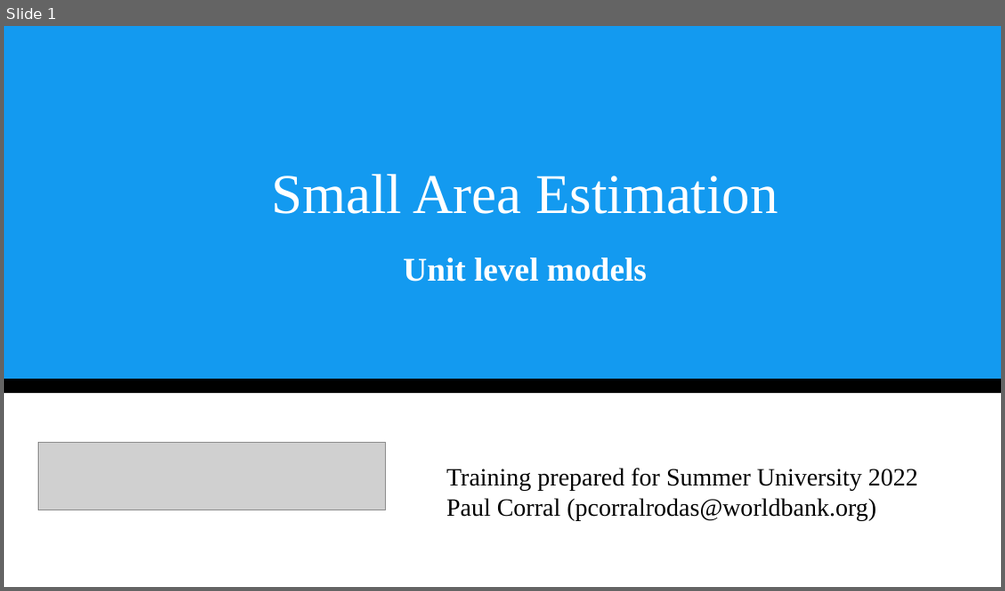
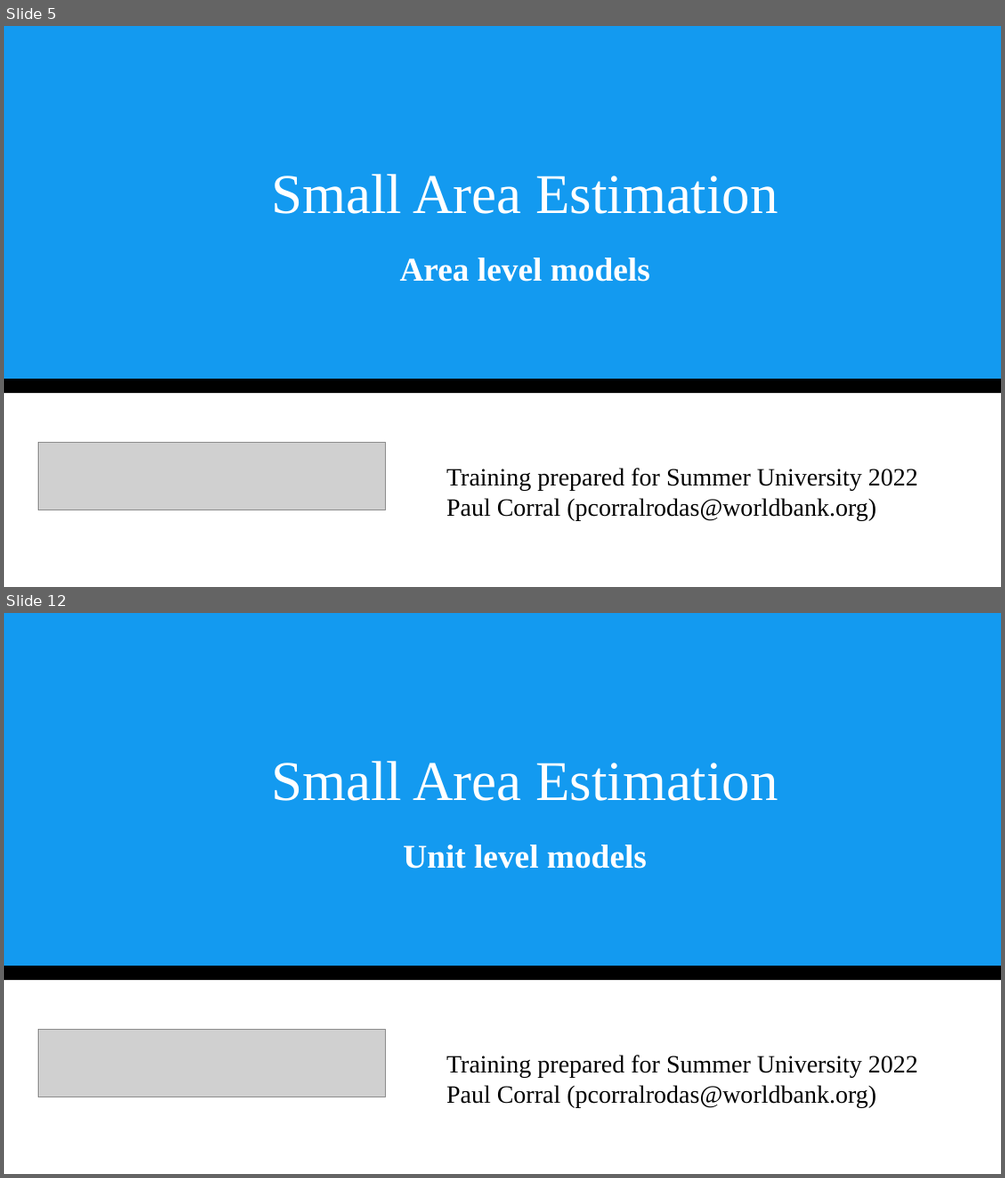
Before and after one commit to pcorralrodas/wb_sae_training, a slide deck: 03.Presentations/Small Area Estimation.pptx. Shown one above the other, each under a label of ours: slide 1 before the commit, slides 5 and 12 after it; the slides between them are not shown. The pictures are 1005x591 and 1005x1178 pixels, drawn with LibreOffice and Linux fonts; fonts in the diff are those of the drawing; grey boxes stand for pictures. Boxes give left, top, right and bottom in pixels: in the first picture for what was removed or moved away, otherwise in the second. Text is boxed around its words. In the diff, an @@ line names an element or a change of style, - is before the commit and + after.

Commit message:
Update Small Area Estimation.pptx
Adding FH exercise ( first version)

```diff
--- a/03.Presentations/Small Area Estimation.pptx
+++ b/03.Presentations/Small Area Estimation.pptx
@@ slide 5 added at box(4, 26, 1001, 587), background #FFFFFF; not listed: 2 template elements that a slide beside it also shows @@
@@ title added at box(271, 174, 778, 214), 54 pt, text #FFFFFF @@
+Small Area Estimation
@@ text added at box(400, 257, 650, 281), 32 pt, text #FFFFFF, bold @@
+Area level models
@@ picture added at box(39, 442, 386, 510) @@
@@ text added at box(446, 467, 918, 520), 24 pt, text #000000 @@
+Training prepared for Summer University 2022
+Paul Corral (pcorralrodas@worldbank.org)
@@ what was slide 1 is now slide 12 @@
```
Also in this commit, not shown: 1 slide changed, 10 other slides added.
